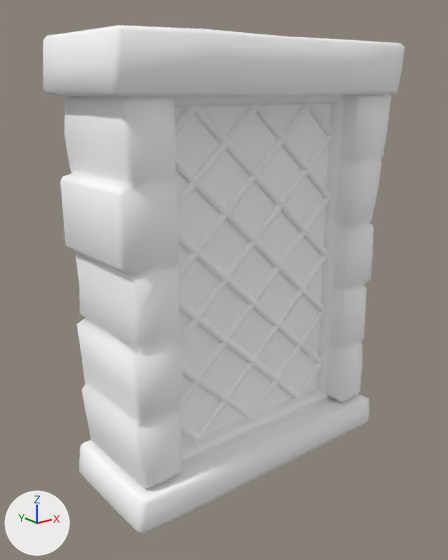
What one commit did to the FBX model WIP/needs textures/BrickBuildingAssets/Brick_Med_Window01.fbx.
Both versions are drawn from a 50 mm lens placed at (-1.93, -2.31, 1.89), pointed at (-0.07, 0.02, 0.96). The lights are fixed; the arrows at lower left show +X, +Y and +Z. Where no turn or scale is listed for an object, it has been applied to the vertices.

The first picture shows 'Grating.001', 'Pane.001', 'WindowFrame.001', 'WoodSides.001', 'WoodUp.001'.
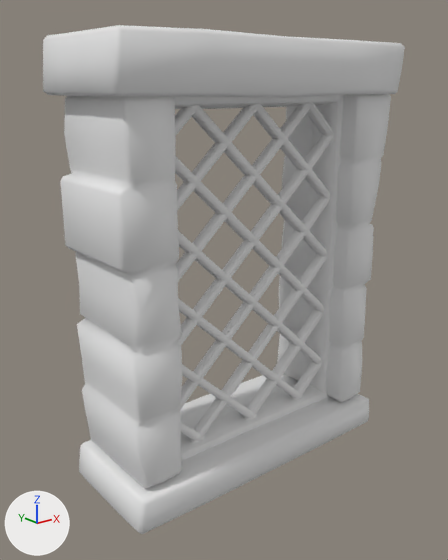
Where the newer file only moved an object's origin or applied its transform, the numbers keep the older frame.

Changed parts and their boxes [x1, y1, x2, y2] in the pictures (448 x 560 px; the box of a moved part takes in the faces that stretch with it):
'Pane.001', deleted
    before: [175, 103, 330, 445]
'WoodUp.001', deleted
    before: [173, 95, 340, 461]
part 1 of me_grating_001, moved or reshaped
    both: [178, 106, 327, 437]
part 2 of me_grating_001, recoloured
    both: [175, 103, 333, 443]
part 3 of me_windowframe_001, recoloured
    both: [43, 25, 405, 534]
'WoodSides.001', unchanged, uncovered by the edit
    before: [317, 95, 344, 395]
    after: [173, 95, 344, 461]

The edits, one by one:
Material 'window' (mat_window) is new.
Its base color is (0.8, 0.8, 0.8) (white #e7e7e7).
Its roughness is 0.553.
me_grating_001 has 328 vertices, 164 faces and spans x -0.55..0.55, y -0.14..-0.06, z 0.12..1.94.
me_grating_001 is used by ob_grating_001; location (0.0, 0.0, 0.0).
Part 1, on me_grating_001:
12 faces are deleted.
12 new faces join them.
me_grating_001 part 2: 152 faces spanning x -0.55..0.55, y -0.14..-0.06, z 0.12..1.94 switch from mat_material_002 (white #ffffff) to mat_window (white #e7e7e7).
me_windowframe_001 has 692 vertices, 736 faces and spans x -0.82..0.82, y -0.33..0.33, z -0.01..2.09.
me_windowframe_001 is used by ob_windowframe_001; location (0.0, 0.0, 0.0).
me_windowframe_001 part 3: 736 faces spanning x -0.82..0.82, y -0.33..0.33, z -0.01..2.09 switch from mat_material_002 (white #ffffff) to mat_window (white #e7e7e7).
Object 'WoodUp.001' (ob_woodup_001) is deleted.
Object 'Pane.001' (ob_pane_001) is deleted.
